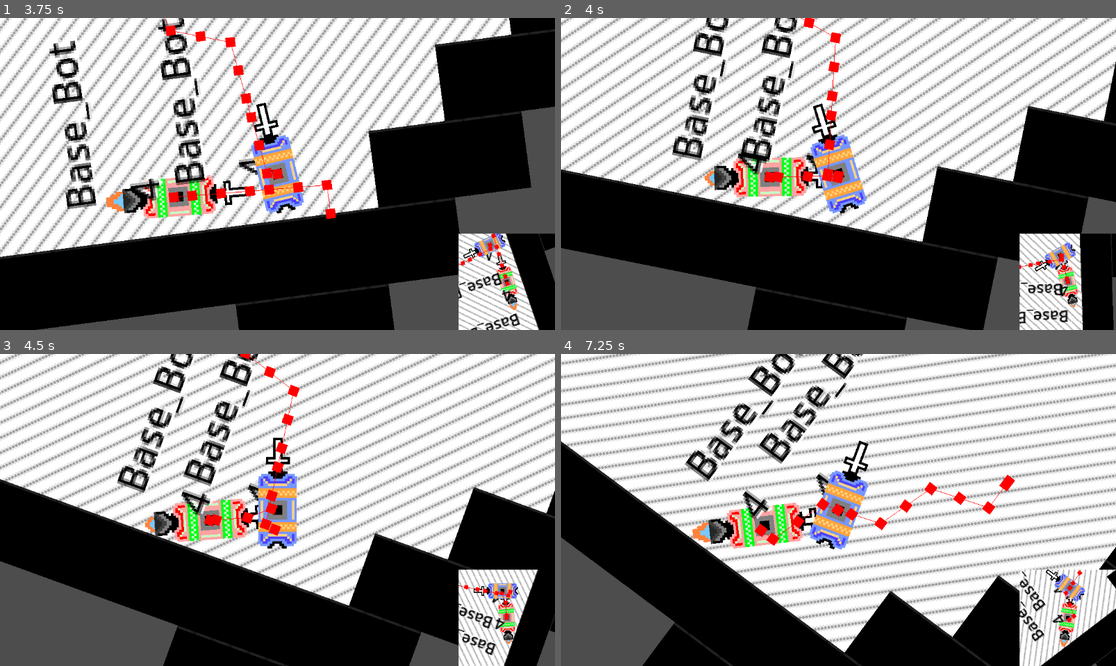
Above: before the commit, frames 1-4 (two rows, left to right).
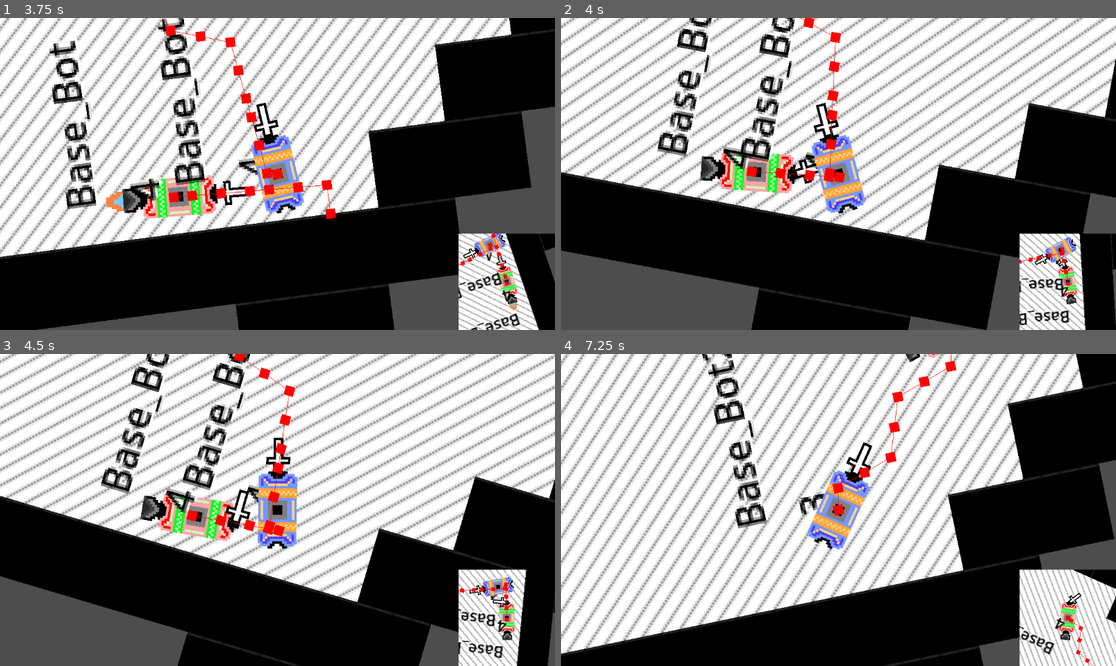
Above: after the commit, the same moments.

Repository: CWmain/botManager
Game: Godot game, scene res://Scene/base.tscn
The game is run twice, just before and just after one commit, with the same random seed, the same clock (stepped at 60 frames per second) and the same inputs.
Inputs (mouse positions are in pixels of both pictures, inside the frame that each line leads up to):
- Up to frame 1 (3.75 s): move the mouse to (399, 158) at 0.52 s; tap C (BotCam) at 0.6, 2.1, 3.6 s; move the mouse to (166, 189) at 1.27 s; hold Down (ui_down) 1.28-2.03 s; click (166, 189) at 1.35 s; move the mouse to (333, 105) at 2.02 s; move the mouse to (249, 236) at 2.77 s; click (249, 236) at 2.85 s; move the mouse to (444, 220) at 3.52 s; hold Down (ui_down) from 3.53 s (still down)
- Up to frame 2 (4 s): keep holding Down (ui_down)
- Up to frame 3 (4.5 s): keep holding Down (ui_down); move the mouse to (111, 463) at 4.27 s; click (111, 463) at 4.35 s
- Up to frame 4 (7.25 s): move the mouse to (866, 510) at 5.02 s; tap C (BotCam) at 5.1, 6.6 s; move the mouse to (755, 432) at 5.77 s; release Down (ui_down) at 5.78 s; click (755, 432) at 5.85 s; move the mouse to (960, 494) at 6.52 s

Frame 1 is identical in both runs. In frame 2, 24% of the frame differs, in the area x 0-100%, y 0-100%; in frame 3, 37%; in frame 4, 65%.

Commit message:
Fixed bot not detecting on approach by moving where boolean for detection is reset

Diff:
--- a/DebugTools/DebugDisplay/debug_display.tscn
+++ b/DebugTools/DebugDisplay/debug_display.tscn
@@ -4,7 +4,8 @@
 
 [node name="DebugDisplay" type="VBoxContainer"]
 offset_right = 40.0
-offset_bottom = 40.0
+offset_bottom = 50.0
+pivot_offset = Vector2(16, 50)
 script = ExtResource("1_plis2")
 
 [node name="BotName" type="Label" parent="."]
--- a/Objects/Bots/StateMachine/Approach/approach.gd
+++ b/Objects/Bots/StateMachine/Approach/approach.gd
@@ -10,13 +10,14 @@
 		isConnected = true
 	me.path_finder.target_position = foe.position
 	me.travelTo = true
-	triggerTranisition = false
+
 
 func update()->void:
 	me.path_finder.target_position = foe.position
 	me.travelTo = true
 	if triggerTranisition:
 		tranistion.emit(self, attack)
+		triggerTranisition = false
 
 func goToNextState()->void:
 	triggerTranisition = true
--- a/Objects/Bots/base_bot.gd
+++ b/Objects/Bots/base_bot.gd
@@ -186,7 +186,6 @@
 
 func _on_attack_range_body_entered(body: Node2D) -> void:
 	if body == foe:
-		print("Detected %s" % body.name)
 		withinAttackRange.emit()
 
 
